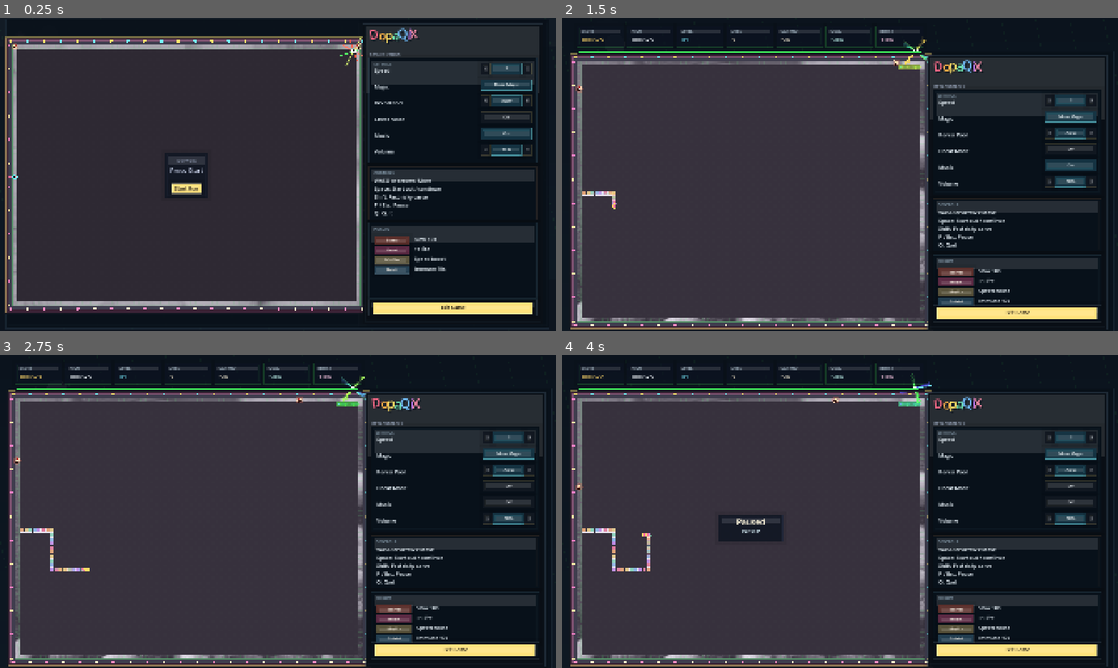
Above: before the commit, frames 1-4 (two rows, left to right).
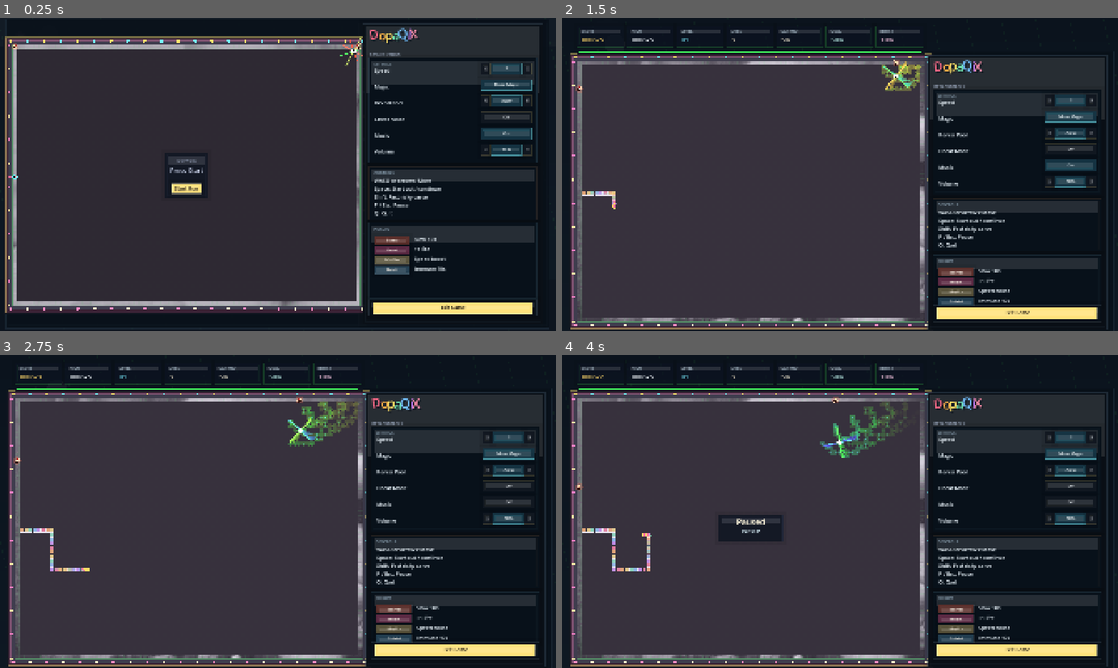
Above: after the commit, the same moments.

Repository: soolafsen/DopaQixNative2
Game: Godot game, scene res://main.tscn
Two runs of this game, one before a commit and one after it. Both use one fixed random seed, a clock stepped at 60 frames per second and the inputs below.
Inputs (mouse positions are in pixels of both pictures, inside the frame that each line leads up to):
- Up to frame 1 (0.25 s): no input
- Up to frame 2 (1.5 s): tap Enter at 0.5 s; move the mouse to (962, 158) at 0.52 s; hold D (move_right) 0.53-1.28 s; tap Space (accept) at 0.6 s; click (962, 158) at 0.67 s; move the mouse to (728, 190) at 1.27 s; hold S (move_down) from 1.28 s (still down); tap Shift (boost_cut) at 1.35 s
- Up to frame 3 (2.75 s): move the mouse to (333, 442) at 2.02 s; release S (move_down) at 2.03 s; hold D (move_right) from 2.03 s (still down); hold M (toggle_music) from 2.03 s (still down)
- Up to frame 4 (4 s): move the mouse to (812, 574) at 2.77 s; release D (move_right) at 2.78 s; release M (toggle_music) at 2.78 s; hold W (move_up) 2.78-3.53 s; tap Enter at 2.85 s; click (812, 574) at 2.92 s; move the mouse to (1006, 558) at 3.52 s; hold A (move_left) from 3.53 s (still down); tap P at 3.6 s

The runs differ from the first frame. In frame 1, 0.5% of the frame differs, in the area x 2-65%, y 8-92%; in frame 2, 1.7%; in frame 3, 2.2%; in frame 4, 2.2%, in the area x 2-67%, y 5-97%.

Commit message:
fix(render): tighten board reveal and enemy start

Diff:
--- a/scripts/game.gd
+++ b/scripts/game.gd
@@ -72,7 +72,7 @@
 		"bg_b": "0d1620",
 		"bg_c": "162532",
 		"rail": "49ff62",
-		"claim_fill": "d9e7ff10",
+		"claim_fill": "ffffff00",
 		"trail_a": "ff5f86",
 		"trail_b": "74c0fc",
 		"enemy_core": "fdfdfd"
@@ -336,8 +336,8 @@
 
 func _start_level(level_number: int) -> void:
 	level = level_number
+	state_name = "playing"
 	_start_level_data(level)
-	state_name = "playing"
 	state_timer = 0.0
 	banner_text = "LEVEL %02d  |  GOAL %d%%" % [level, capture_goal]
 	banner_timer = 1.7
@@ -1576,19 +1576,35 @@
 	grain_texture = ImageTexture.create_from_image(image)
 
 
+func _background_source_region(texture_size: Vector2) -> Rect2:
+	if texture_size.x <= 0.0 or texture_size.y <= 0.0:
+		return Rect2(Vector2.ZERO, texture_size)
+	var board_aspect := BOARD_RECT.size.x / BOARD_RECT.size.y
+	var texture_aspect := texture_size.x / texture_size.y
+	if texture_aspect > board_aspect:
+		var crop_width := texture_size.y * board_aspect
+		return Rect2(Vector2((texture_size.x - crop_width) * 0.5, 0.0), Vector2(crop_width, texture_size.y))
+	var crop_height := texture_size.x / board_aspect
+	return Rect2(Vector2(0.0, (texture_size.y - crop_height) * 0.5), Vector2(texture_size.x, crop_height))
+
+
 func _draw_claimed_reveal_tile(tile_rect: Rect2, col: int, row: int) -> void:
 	if current_background_gray == null:
 		return
 	var texture_size := current_background_gray.get_size()
 	if texture_size.x <= 0.0 or texture_size.y <= 0.0:
 		return
+	var source := _background_source_region(texture_size)
 	var region := Rect2(
-		Vector2(float(col) / float(COLS) * texture_size.x, float(row) / float(ROWS) * texture_size.y),
-		Vector2(texture_size.x / float(COLS), texture_size.y / float(ROWS))
+		Vector2(
+			source.position.x + float(col) / float(COLS) * source.size.x,
+			source.position.y + float(row) / float(ROWS) * source.size.y
+		),
+		Vector2(source.size.x / float(COLS), source.size.y / float(ROWS))
 	)
-	draw_texture_rect_region(current_background_gray, tile_rect, region, Color(1, 1, 1, 0.97))
+	draw_texture_rect_region(current_background_gray, tile_rect, region, Color(1, 1, 1, 1.0))
 	if grain_texture != null:
-		draw_texture_rect(grain_texture, tile_rect, true, Color(1, 1, 1, 0.08))
+		draw_texture_rect(grain_texture, tile_rect, true, Color(1, 1, 1, 0.035))
 
 
 func _build_audio() -> void:
@@ -2031,14 +2047,14 @@
 	var board_rect := _shift_rect(board, camera_offset * 0.12)
 	if reveal_complete:
 		if current_background != null:
-			draw_texture_rect(current_background, board_rect, false, Color(1, 1, 1, 1.0))
-		draw_rect(board_rect, Color(1, 1, 1, 0.025), true)
+			draw_texture_rect_region(current_background, board_rect, _background_source_region(current_background.get_size()), Color(1, 1, 1, 1.0))
+		draw_rect(board_rect, Color(0, 0, 0, 0.015), true)
 	elif grain_texture != null:
 		draw_texture_rect(grain_texture, board_rect, true, Color(1, 1, 1, 0.05 if state_name == "title" else 0.11))
 
 	for scan in range(18):
 		var scan_y := board.position.y + 12.0 + scan * ((board.size.y - 24.0) / 17.0)
-		draw_rect(Rect2(Vector2(board.position.x + 8.0, scan_y), Vector2(board.size.x - 16.0, 2.0)), _with_alpha(Color.WHITE, 0.01 if reveal_complete else 0.012), true)
+		draw_rect(Rect2(Vector2(board.position.x + 8.0, scan_y), Vector2(board.size.x - 16.0, 2.0)), _with_alpha(Color.WHITE, 0.003 if reveal_complete else 0.012), true)
 
 	if not reveal_complete:
 		for row in range(ROWS):
@@ -2047,17 +2063,17 @@
 				match grid[row][col]:
 					TILE_EMPTY:
 						var empty_color := Color("000000")
-						empty_color.a = 0.98
+						empty_color.a = 1.0
 						draw_rect(rect, empty_color, true)
 						if (col + row) % 2 == 0:
-							draw_rect(rect.grow(-3.0), Color(1, 1, 1, 0.008), true)
+							draw_rect(rect.grow(-3.0), Color(1, 1, 1, 0.004), true)
 					TILE_SAFE:
 						_draw_claimed_reveal_tile(rect, col, row)
 						var claim_color := _theme_color("claim_fill")
-						claim_color.a = 0.012
+						claim_color.a = 0.0
 						draw_rect(rect, claim_color, true)
-						draw_rect(rect.grow(-1.0), _with_alpha(_theme_color("rail"), 0.14), false, 1.0)
-						draw_rect(Rect2(rect.position + Vector2(2.0, 2.0), Vector2(rect.size.x - 4.0, 2.0)), _with_alpha(Color.WHITE, 0.04), true)
+						draw_rect(rect.grow(-1.0), _with_alpha(_theme_color("rail"), 0.1), false, 1.0)
+						draw_rect(Rect2(rect.position + Vector2(2.0, 2.0), Vector2(rect.size.x - 4.0, 2.0)), _with_alpha(Color.WHITE, 0.02), true)
 					TILE_TRAIL:
 						var pulse := _rainbow_color(col + row)
 						pulse.a = 0.94
